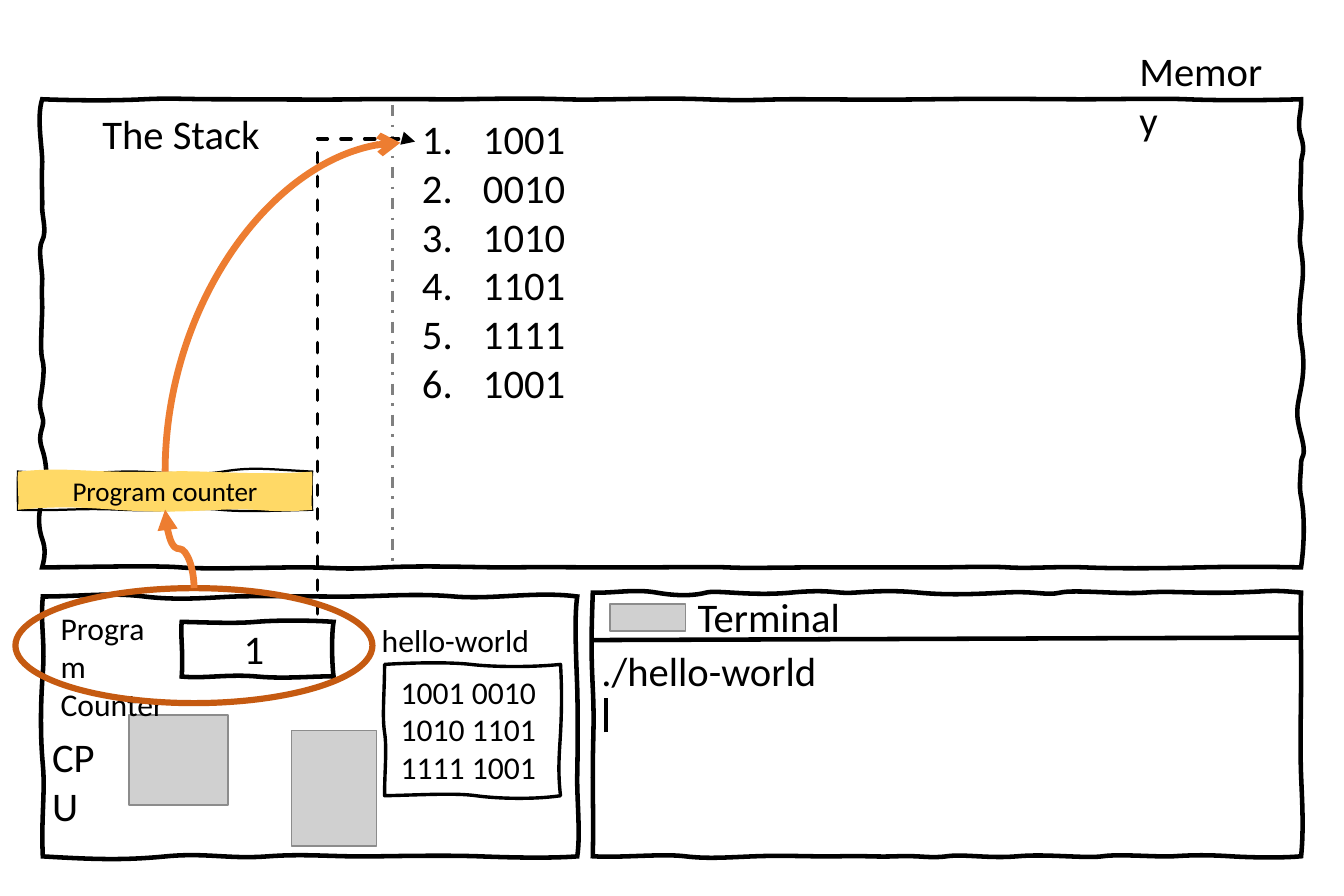
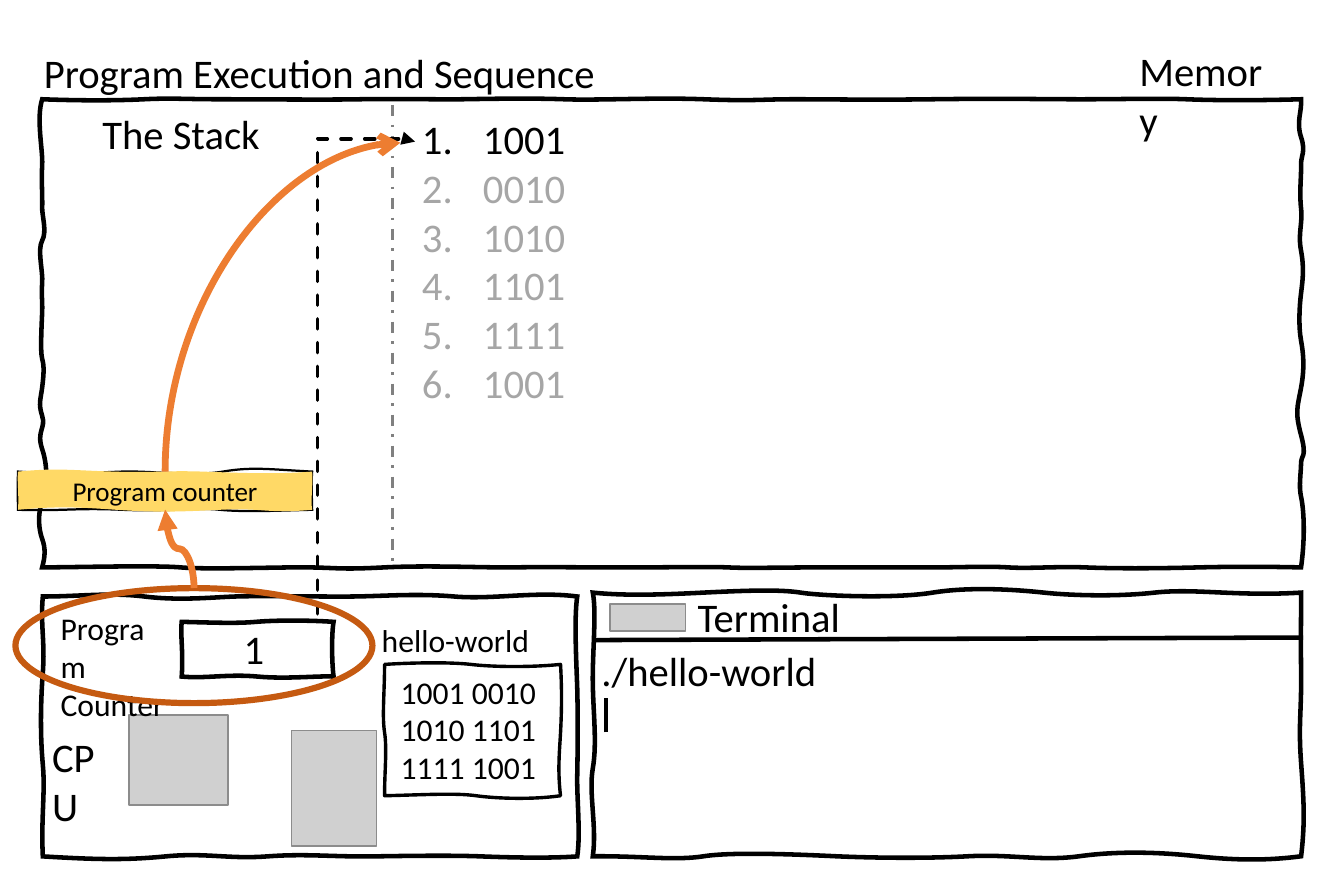
Before and after one commit to splashkit/the-programmers-field-guide, a slide deck: slide 3 of resources/ppt-slides/sequence-data-sequence.pptx. Drawn at 1344x896 pixels with LibreOffice and Linux fonts; fonts in the diff are those of the drawing; grey boxes stand for pictures; background and template pictures are left out. Boxes give left, top, right and bottom in pixels: in the first picture for what was removed or moved away, otherwise in the second. Text is boxed around its words. In the diff, an @@ line names an element or a change of style, - is before the commit and + after.

Commit message:
Modified 'part 1 - sequence and data - method call' slideshow to fit the new format. Minor fixes to sequence method call.

```diff
--- a/resources/ppt-slides/sequence-data-sequence.pptx
+++ b/resources/ppt-slides/sequence-data-sequence.pptx
@@ text added at <box>44,59,594,99</box>, 18 pt, text #000000 @@
+Program Execution and Sequence
@@ text at <box>483,177,565,398</box>: text colour #000000 to #A6A6A6 in "0010", "1010", "1101", "1111" and 1 more places @@
@@ freeform shape at <box>593,593,1302,856</box>: outline redrawn @@
```
Also in this commit, not shown: 6 other slides changed, 17 other files.
